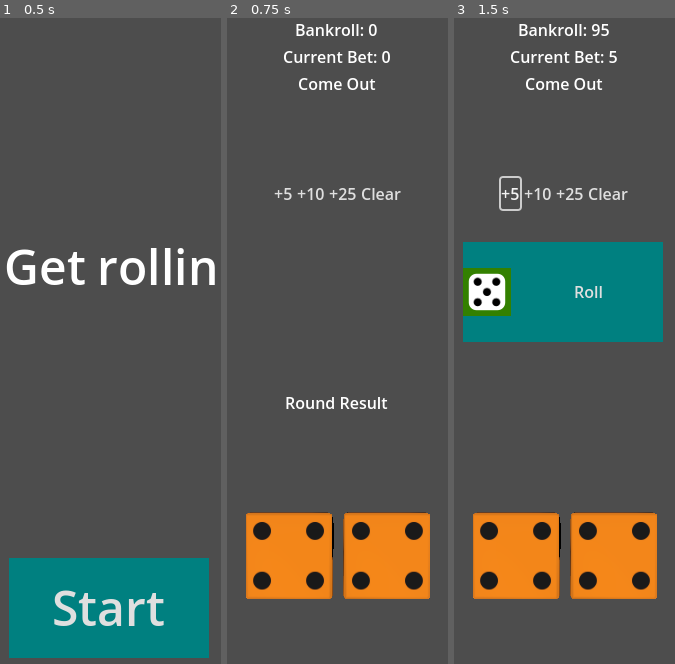
Above: before the commit, frames 1-3 (left to right).
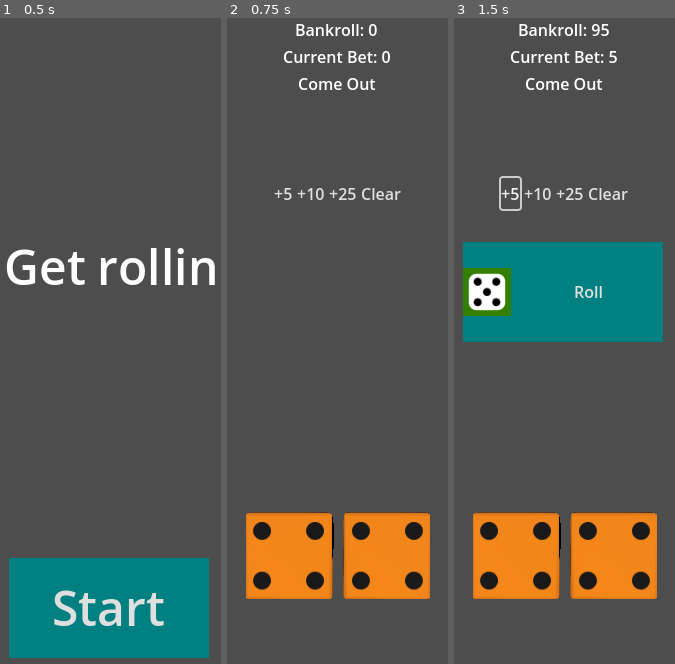
Above: after the commit, the same moments.

Repository: asarenski/godotCraps
Game: Godot game, scene res://src/scenes/main/main.tscn
Same seed, same stepped clock (60 frames per second), same inputs: the game is played once before the commit and once after it.
Inputs:
- Up to frame 1 (0.5 s): no input
- Up to frame 2 (0.75 s): click "Start" at 0.5 s
- Up to frame 3 (1.5 s): click "+5" at 1.25 s

Frame 1 is identical in both runs. In frame 2, 0.4% of the frame differs, in the area x 26-73%, y 58-61%; in frame 3, nothing differs.

Commit message:
fix bug with round result

Diff:
--- a/src/scenes/main/hud.gd
+++ b/src/scenes/main/hud.gd
@@ -20,6 +20,7 @@
 
 	# hide stuff
 	hide_dice_result()
+	hide_round_result()
 
 func _on_start_game():
 	show()
